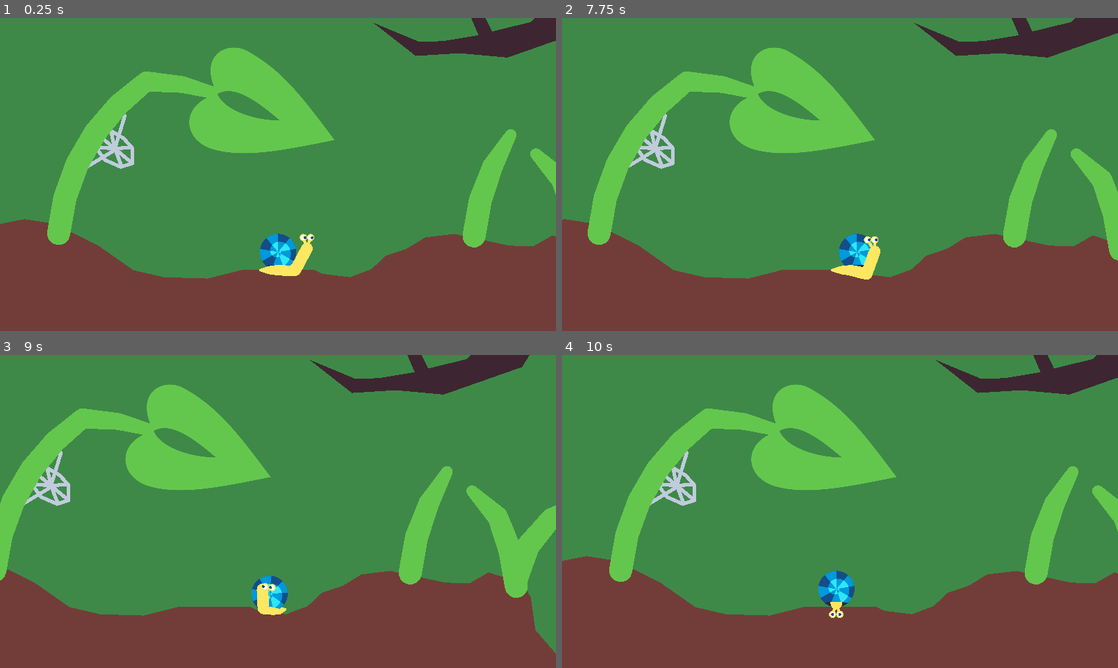
Above: before the commit, frames 1-4 (two rows, left to right).
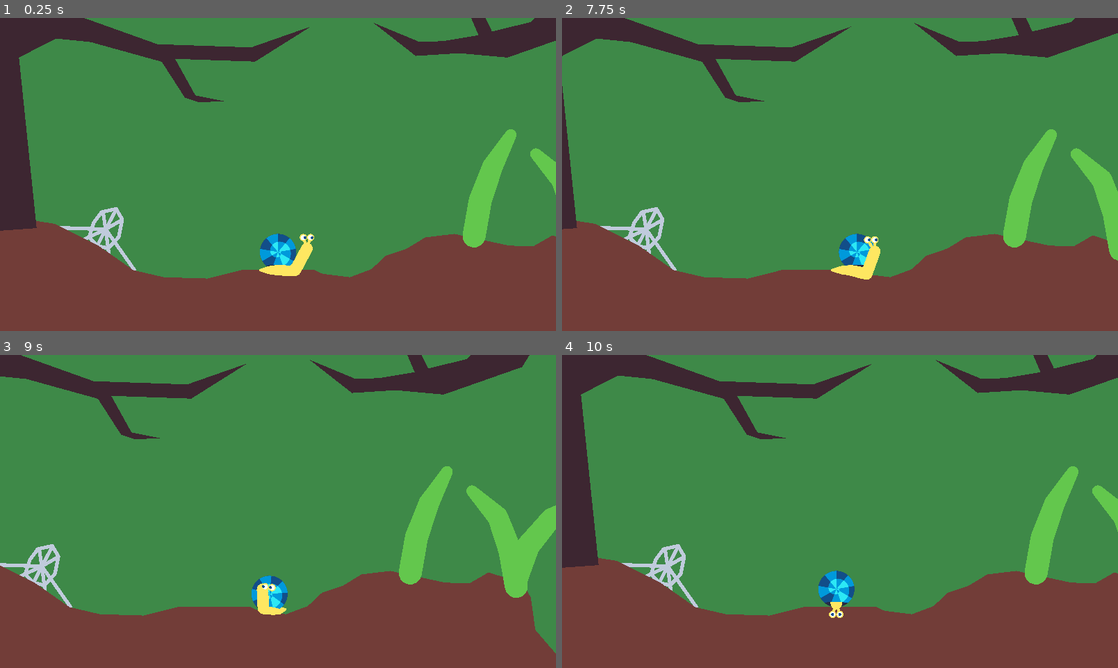
Above: after the commit, the same moments.

Repository: ThomasBringer/LD56
Game: Godot game, scene res://main/main.tscn
Two runs of this game, one before a commit and one after it. Both use one fixed random seed, a clock stepped at 60 frames per second and the inputs below. Sound files missing from this copy of the repository are replaced by a short silence.
Inputs:
- Up to frame 1 (0.25 s): no input
- Up to frame 2 (7.75 s): tap Enter at 0.5, 2.75, 7.25 s; hold Right (move_right) 0.53-1.28 s; hold Space (shell) 0.53-1.28 s; hold A (move_left) 1.28-2.03 s; tap Space (shell) every 1.5 s from 1.35 to 7.35 s; hold Space (shell) 2.03-2.78 s; hold Right (move_right) 2.03-3.53 s; hold Space (shell) 3.53-4.28 s; hold A (move_left) 3.53-5.78 s; hold Space (shell) 5.03-5.78 s; hold Right (move_right) from 5.78 s (still down); hold Space (shell) 6.53-7.28 s
- Up to frame 3 (9 s): release Right (move_right) at 8.03 s; hold Space (shell) 8.03-8.78 s; hold A (move_left) from 8.03 s (still down); tap Space (shell) at 8.85 s
- Up to frame 4 (10 s): release A (move_left) at 9.53 s; hold Right (move_right) from 9.53 s (still down); hold Space (shell) from 9.53 s (still down)

The runs differ from the first frame. In frame 1, 15% of the frame differs, in the area x 0-61%, y 0-81%; in frame 2, 13%; in frame 3, 11%; in frame 4, 15%.

Commit message:
first level

Diff:
--- a/game/ground/stopper.tscn
+++ b/game/ground/stopper.tscn
@@ -6,7 +6,7 @@
 
 [node name="Stopper" type="StaticBody2D" groups=["stopper"]]
 modulate = Color(0.752941, 0.796078, 0.862745, 1)
-z_index = -1
+z_index = -20
 collision_layer = 64
 collision_mask = 3
 
--- a/game/main/main.tscn
+++ b/game/main/main.tscn
@@ -77,7 +77,7 @@
 position = Vector2(5510, -485)
 
 [node name="Plant" type="Node2D" parent="."]
-position = Vector2(-1983, -626)
+position = Vector2(-2468, -2673)
 script = ExtResource("3_gxp2c")
 
 [node name="Line2D" type="Line2D" parent="Plant"]
@@ -90,7 +90,7 @@
 end_cap_mode = 2
 
 [node name="PlantPart" parent="Plant" instance=ExtResource("4_orsdx")]
-position = Vector2(468, 498)
+position = Vector2(649, 332)
 rotation = 0.174533
 bend_amount = 2.0
 
@@ -127,56 +127,69 @@
 position = Vector2(0, -250)
 rotation = 0.1309
 
-[node name="Stopper2" parent="Plant/PlantPart/PlantPart/PlantPart/PlantPart" instance=ExtResource("8_geiuo")]
-position = Vector2(175, 0)
-rotation = 1.5708
-
-[node name="Line2D5" parent="Plant/PlantPart/PlantPart/PlantPart/PlantPart/Stopper2" index="5"]
-points = PackedVector2Array(0, 0, -218.151, 92.9443)
-
-[node name="Line2D6" parent="Plant/PlantPart/PlantPart/PlantPart/PlantPart/Stopper2" index="6"]
-points = PackedVector2Array(0, 0, -83.4156, -84.0768)
-
-[node name="Line2D7" parent="Plant/PlantPart/PlantPart/PlantPart/PlantPart/Stopper2" index="7"]
-points = PackedVector2Array(0, 0, -0.682861, -153.498)
-
-[node name="Line2D8" parent="Plant/PlantPart/PlantPart/PlantPart/PlantPart/Stopper2" index="8"]
-points = PackedVector2Array(0, 0, 62.5741, -113.893)
-
-[node name="Line2D9" parent="Plant/PlantPart/PlantPart/PlantPart/PlantPart/Stopper2" index="9"]
-points = PackedVector2Array(2.88495, -7.67517, 223.368, 68.3992)
-
 [node name="Branch" parent="." instance=ExtResource("9_6yofo")]
 position = Vector2(4414, -1451)
 
 [node name="CollisionPolygon2D" parent="Branch" index="0"]
 polygon = PackedVector2Array(117, -363, 98, 208, -460, -176, -1307, -566, -2078, -423, -2287, -81, -2829, 109, -3161, 7 …(307 unchanged characters)…
 
+[node name="Branch2" parent="." instance=ExtResource("9_6yofo")]
+position = Vector2(4414, -1451)
+
+[node name="CollisionPolygon2D" parent="Branch2" index="0"]
+polygon = PackedVector2Array(-7776, -358, -6650, -1982, -6470, -1921, -6322, -1696, -6304, -896, -6167, -886, -6067, -276, -5246, 17, -4600, 39, -4185, -106, -4572, 137, -5125, 118, -4985, 370, -4785, 410, -4961, 418, -5057, 386, -5217, 138, -5709, 2, -5945, -22, -6203, 108, -6081, 1286, -6431, 1311)
+
+[node name="Stopper2" parent="." instance=ExtResource("8_geiuo")]
+position = Vector2(-1190, -157)
+rotation = 0.479007
+
+[node name="Line2D5" parent="Stopper2" index="5"]
+points = PackedVector2Array(0, 0, -279.719, 134.004)
+
+[node name="Line2D6" parent="Stopper2" index="6"]
+points = PackedVector2Array(0, 0, -72.6302, -98.6248)
+
+[node name="Line2D7" parent="Stopper2" index="7"]
+points = PackedVector2Array(0, 0, 1.31763, -147.171)
+
+[node name="Line2D8" parent="Stopper2" index="8"]
+points = PackedVector2Array(0, 0, 69.0099, -107.957)
+
+[node name="Line2D9" parent="Stopper2" index="9"]
+points = PackedVector2Array(0, 0, 306.576, 158.543)
+
 [node name="Stopper" parent="." instance=ExtResource("8_geiuo")]
-position = Vector2(-222, -2074)
+position = Vector2(-623, -2022)
+
+[node name="Line2D" parent="Stopper" index="1"]
+points = PackedVector2Array(-94, -2, -74, 58, 0, 128, 79, 76, 104, 4, 70, -113, -1, -158, -80, -92)
 
 [node name="Line2D2" parent="Stopper" index="2"]
-points = PackedVector2Array(0, 0, 80, 105)
+points = PackedVector2Array(0, 0, 72, 78)
 
 [node name="Line2D3" parent="Stopper" index="3"]
-points = PackedVector2Array(0, 0, 5, 129)
+points = PackedVector2Array(0, 0, -1, 120)
 
 [node name="Line2D4" parent="Stopper" index="4"]
-points = PackedVector2Array(0, 0, -82, 102)
+points = PackedVector2Array(0, 0, -77, 58)
 
 [node name="Line2D5" parent="Stopper" index="5"]
-points = PackedVector2Array(0, 0, -258, -85)
+points = PackedVector2Array(0, 0, -221, -183)
 
 [node name="Line2D6" parent="Stopper" index="6"]
-points = PackedVector2Array(0, 0, -109, -143)
+points = PackedVector2Array(0, 0, -136, -180)
+
+[node name="Line2D7" parent="Stopper" index="7"]
+points = PackedVector2Array(0, 0, 1, -146)
 
 [node name="Line2D8" parent="Stopper" index="8"]
-points = PackedVector2Array(0, 0, 183, -321)
+points = PackedVector2Array(0, 0, 149, -159)
 
 [node name="Line2D9" parent="Stopper" index="9"]
-points = PackedVector2Array(0, 0, 413, -338)
+points = PackedVector2Array(0, 0, 302, -180)
 
 [editable path="GroundPoly"]
-[editable path="Plant/PlantPart/PlantPart/PlantPart/PlantPart/Stopper2"]
 [editable path="Branch"]
+[editable path="Branch2"]
+[editable path="Stopper2"]
 [editable path="Stopper"]
--- a/game/snail/snail.tscn
+++ b/game/snail/snail.tscn
@@ -198,6 +198,7 @@
 [connection signal="body_exited" from="RigidBody2D" to="RigidBody2D" method="_on_body_exited"]
 [connection signal="body_entered" from="Follower/PlantDetector" to="Follower/PlantDetector" method="_on_plant_entered"]
 [connection signal="body_exited" from="Follower/PlantDetector" to="Follower/PlantDetector" method="_on_plant_exited"]
+[connection signal="finished" from="Audio/AudioImpact" to="RigidBody2D" method="_on_audio_impact_finished"]
 
 [editable path="Head/SnailEyeLeft"]
 [editable path="Head/SnailEyeRight"]
--- a/game/snail/snail_rigid_body.gd
+++ b/game/snail/snail_rigid_body.gd
@@ -6,13 +6,18 @@
 var woosh_ready: bool = true
 var on_ground: bool = false
 
+const FULL_VOLUME_VELOCITY: float = 2500
+var last_vel: Vector2 = Vector2.ZERO
+
 func _on_collision(body: Node) -> void:
 	if audio_impact.playing: return
+	audio_impact.volume_db = lerp(-15, 0, last_vel.length()/FULL_VOLUME_VELOCITY)
 	audio_impact.play()
 	woosh_ready = true
 	on_ground = true
 
 func _physics_process(delta: float) -> void:
+	last_vel = linear_velocity
 	if linear_velocity.y > 250 and woosh_ready and not on_ground:
 		if audio_woosh.playing: return
 		woosh_ready = false
@@ -20,3 +25,6 @@
 
 func _on_body_exited(body: Node) -> void:
 	on_ground = false
+
+func _on_audio_impact_finished() -> void:
+	audio_impact.volume_db = 0
Binary file added: game/Lilita_One/LilitaOne-Regular.ttf
Not shown, added: game/Lilita_One/LilitaOne-Regular.ttf.import
Not shown, added: game/Lilita_One/OFL.txt
